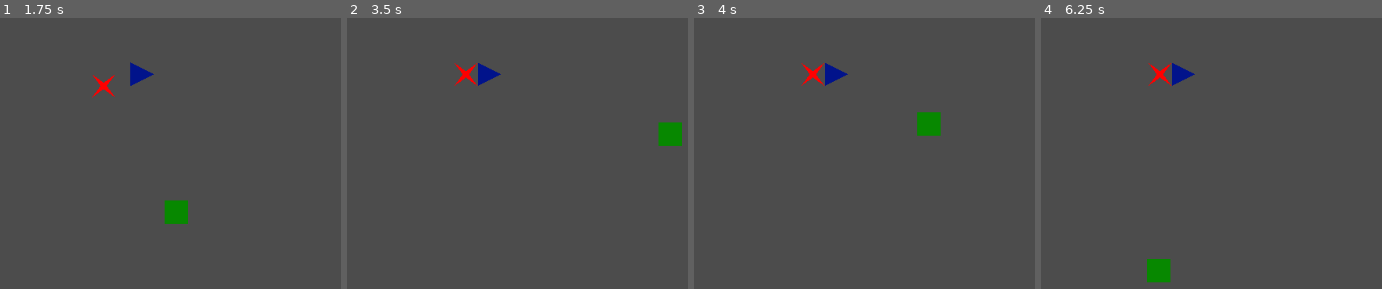
Above: before the commit, frames 1-4 (left to right).
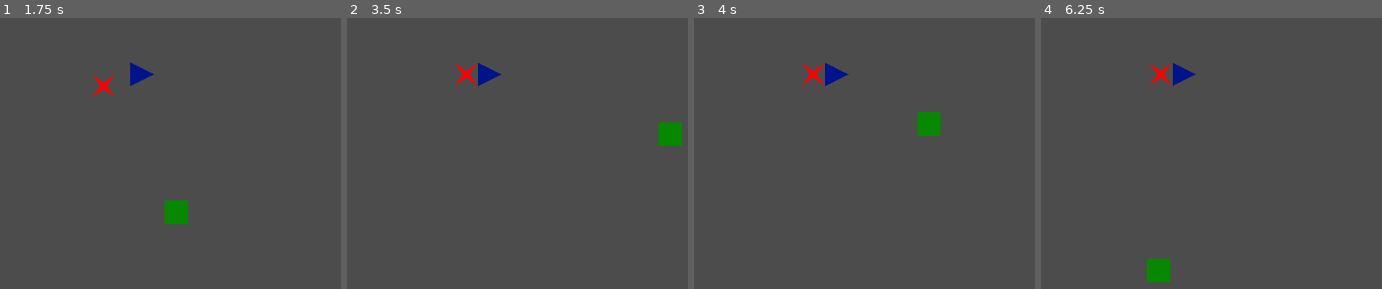
Above: after the commit, the same moments.

Repository: Rohurd/Nanahuatzin
Game: Godot game, scene res://Scenes/Level.tscn
Two runs of this game, one before a commit and one after it. Both use one fixed random seed, a clock stepped at 60 frames per second and the inputs below.
Inputs:
- Up to frame 1 (1.75 s): tap Enter at 0.5 s; hold Right (square_right) 0.53-1.28 s; hold Down (square_down) from 1.28 s (still down)
- Up to frame 2 (3.5 s): release Down (square_down) at 2.03 s; hold Right (square_right) 2.03-2.78 s; hold Up (square_up) from 2.78 s (still down)
- Up to frame 3 (4 s): release Up (square_up) at 3.53 s; hold Left (square_left) from 3.53 s (still down)
- Up to frame 4 (6.25 s): release Left (square_left) at 5.03 s; hold Down (square_down) 5.03-5.78 s; hold Right (square_right) from 5.78 s (still down)

Frame 1 is identical in both runs. In frame 2, less than 0.1% of the frame differs, in the area x 31-46%, y 16-26%; in frame 3, less than 0.1%; in frame 4, 0.2%.

Commit message:
- some changes

Diff:
--- a/Scenes/Enemy1.tscn
+++ b/Scenes/Enemy1.tscn
@@ -1,13 +1,8 @@
-[gd_scene load_steps=3 format=2]
+[gd_scene load_steps=2 format=2]
 
 [ext_resource path="res://Scripts/Enemy1.gd" type="Script" id=1]
 
-[sub_resource type="RectangleShape2D" id=1]
-
-custom_solver_bias = 0.0
-extents = Vector2( 15, 15 )
-
-[node name="KinematicBody2D" type="KinematicBody2D" index="0"]
+[node name="KinematicBody2D" type="KinematicBody2D"]
 
 input_pickable = false
 collision_layer = 1
@@ -16,12 +11,7 @@
 script = ExtResource( 1 )
 speed = 100
 
-[node name="CollisionShape2D" type="CollisionShape2D" parent="." index="0"]
-
-visible = false
-shape = SubResource( 1 )
-
-[node name="Polygon2D" type="Polygon2D" parent="." index="1"]
+[node name="Polygon2D" type="Polygon2D" parent="." index="0"]
 
 polygon = PoolVector2Array( 0, 4, 15, 15, 4, 0, 15, -15, 0, -4, -15, -15, -4, 0, -15, 15 )
 uv = PoolVector2Array(  )
@@ -35,3 +25,10 @@
 texture_rotation_degrees = 0.0
 invert_enable = false
 invert_border = 100.0
+
+[node name="CollisionPolygon2D" type="CollisionPolygon2D" parent="." index="1"]
+
+visible = false
+build_mode = 0
+polygon = PoolVector2Array( 0, 4, 15, 15, 4, 0, 15, -15, 0, -4, -15, -15, -4, 0, -15, 15 )
+_sections_unfolded = [ "Visibility" ]
--- a/Scenes/Level.tscn
+++ b/Scenes/Level.tscn
@@ -4,7 +4,7 @@
 [ext_resource path="res://Scenes/Triangle.tscn" type="PackedScene" id=2]
 [ext_resource path="res://Scenes/Enemy1.tscn" type="PackedScene" id=3]
 
-[node name="Level" type="Node2D"]
+[node name="Level" type="Node2D" index="0"]
 
 [node name="Square" parent="." index="0" instance=ExtResource( 1 )]
 
--- /dev/null
+++ b/Scenes/Tower.tscn
@@ -0,0 +1,26 @@
+[gd_scene load_steps=3 format=2]
+
+[ext_resource path="res://Textures/tower.png" type="Texture" id=1]
+
+[sub_resource type="RectangleShape2D" id=1]
+
+custom_solver_bias = 0.0
+extents = Vector2( 15, 15 )
+
+[node name="KinematicBody2D" type="KinematicBody2D"]
+
+input_pickable = false
+collision_layer = 1
+collision_mask = 1
+collision/safe_margin = 0.08
+
+[node name="Sprite" type="Sprite" parent="." index="0"]
+
+texture = ExtResource( 1 )
+
+[node name="CollisionShape2D" type="CollisionShape2D" parent="." index="1"]
+
+visible = false
+scale = Vector2( 1.99593, 2.00113 )
+shape = SubResource( 1 )
+_sections_unfolded = [ "Transform", "Visibility" ]
Binary file added: Textures/tower.png
Not shown, added: Textures/tower.png.import
